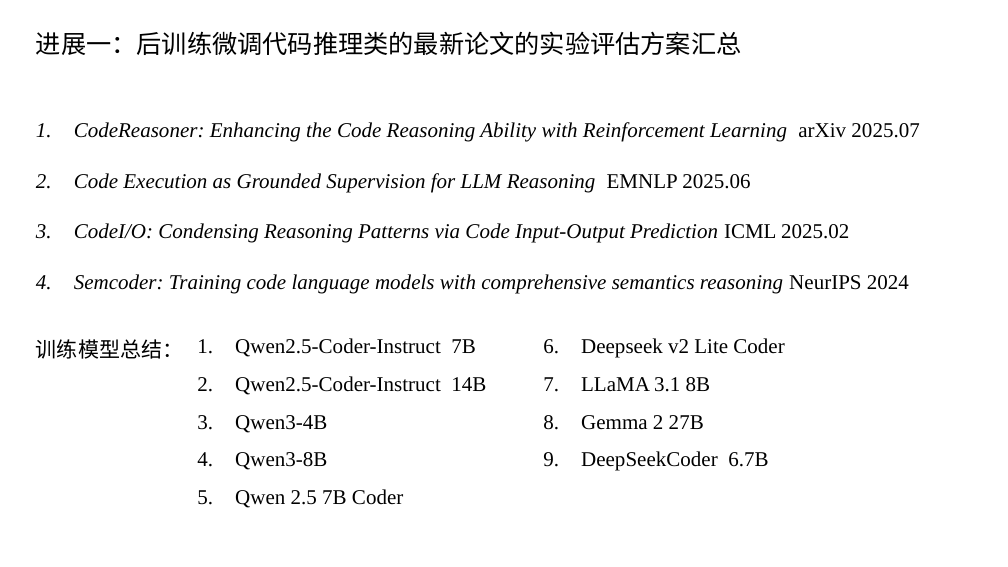
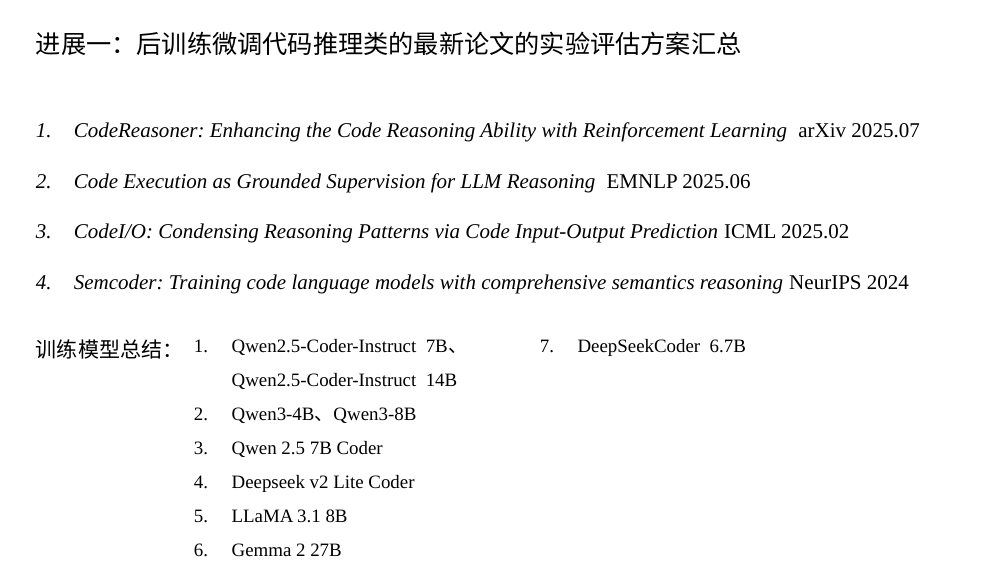
Before and after one commit to caoye04/TreecEva, a slide deck: slide 3 of 组会记录/组会1215.pptx. Drawn at 1008x567 pixels with LibreOffice and Linux fonts; fonts in the diff are those of the drawing. Boxes give left, top, right and bottom in pixels: in the first picture for what was removed or moved away, otherwise in the second. Text is boxed around its words. In the diff, an @@ line names an element or a change of style, - is before the commit and + after.

```diff
--- a/组会记录/组会1215.pptx
+++ b/组会记录/组会1215.pptx
@@ text at (232,339,467,423): text changed; size 20 to 18 pt @@
-1. Qwen2.5-Coder-Instruct 7B
-2. Qwen2.5-Coder-Instruct 14B
-3. Qwen3-4B
-4. Qwen3-8B
+1. Qwen2.5-Coder-Instruct 7B、Qwen2.5-Coder-Instruct 14B
+2. Qwen3-4B、Qwen3-8B
@@ text at (232,339,746,557): size 20 to 18 pt in "Qwen 2.5 7B Coder", "Deepseek v2 Lite Coder", "LLaMA 3.1 8B", "Gemma 2 27B" and 1 more places @@
```
Also in this commit, not shown: 4 other slides changed, 1 slide added, 1 other file.
